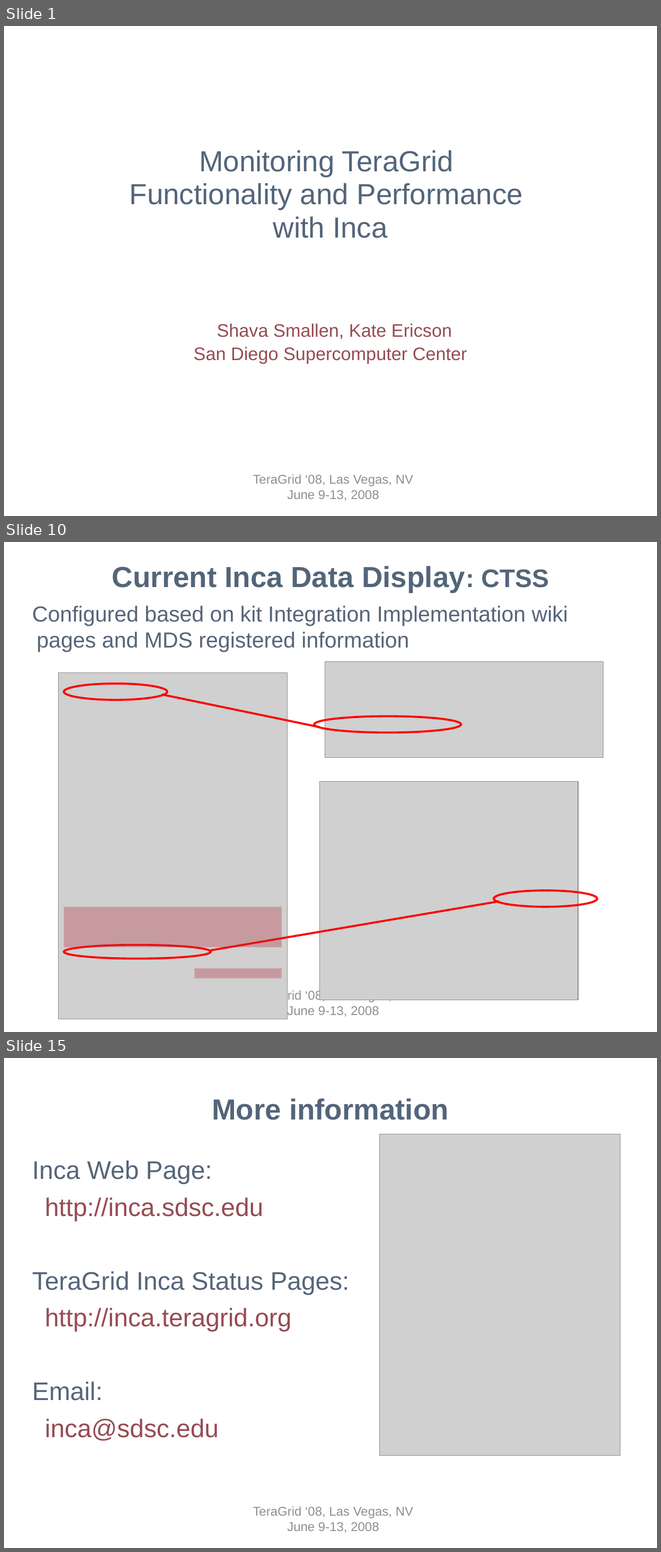
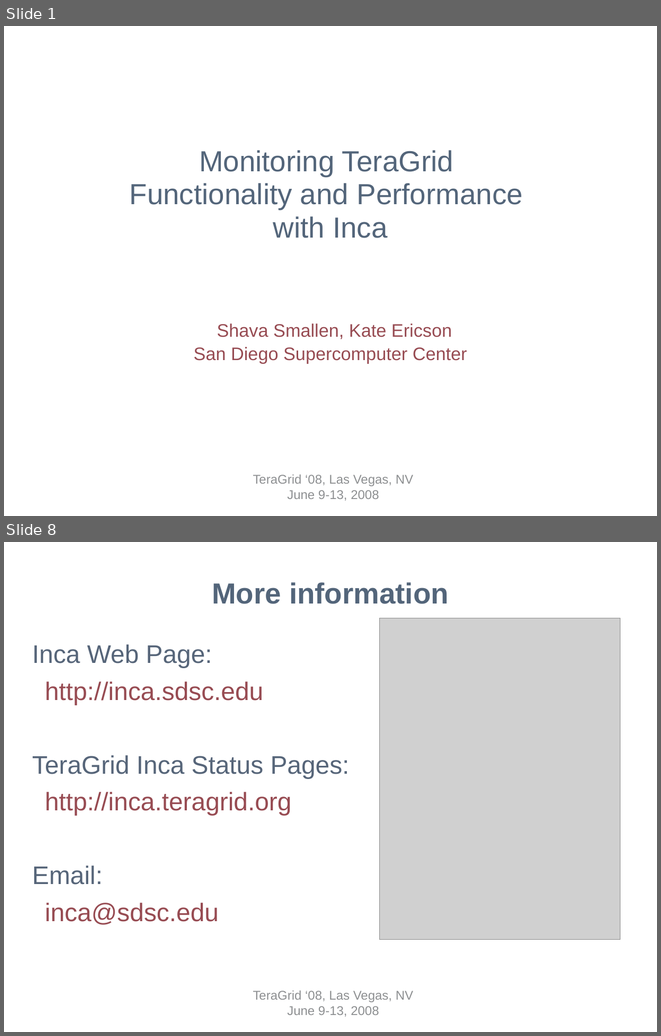
Before and after one commit to IncaProject/inca-xsede, a slide deck: talks/tg08/inca-tg08.ppt. Shown one above the other, each under a label of ours: slides 1, 10 and 15 before the commit, slides 1 and 8 after it; the slides between them are not shown. The pictures are 661x1552 and 661x1036 pixels, drawn with LibreOffice and Linux fonts; fonts in the diff are those of the drawing; grey boxes stand for pictures; background and template pictures are left out. Boxes give left, top, right and bottom in pixels: in the first picture for what was removed or moved away, otherwise in the second. Text is boxed around its words. In the diff, an @@ line names an element or a change of style, - is before the commit and + after.

```diff
--- a/talks/tg08/inca-tg08.ppt
+++ b/talks/tg08/inca-tg08.ppt
@@ slide 10 removed at (4,542,657,1032), background #FFFFFF; not listed: 1 template element that a slide beside it also shows @@
@@ title removed at (112,566,549,592) @@
-Current Inca Data Display: CTSS
@@ text removed at (32,606,568,652) @@
-Configured based on kit Integration Implementation wiki pages and MDS registered information
@@ picture removed at (325,661,603,758) @@
@@ picture removed at (58,672,288,1018) @@
@@ ellipse removed at (64,684,167,700) @@
@@ line removed from (162, 694) to (319, 727) @@
@@ ellipse removed at (314,716,461,733) @@
@@ picture removed at (319,782,578,1000) @@
@@ ellipse removed at (494,890,597,906) @@
@@ rectangle removed at (64,906,282,947) @@
@@ line removed from (211, 950) to (499, 901) @@
@@ ellipse removed at (64,945,211,959) @@
@@ rectangle removed at (195,968,282,978) @@
@@ what was slide 15 is now slide 8 @@
```
Also in this commit, not shown: 2 slides changed, 4 slides added, 10 other slides removed.
